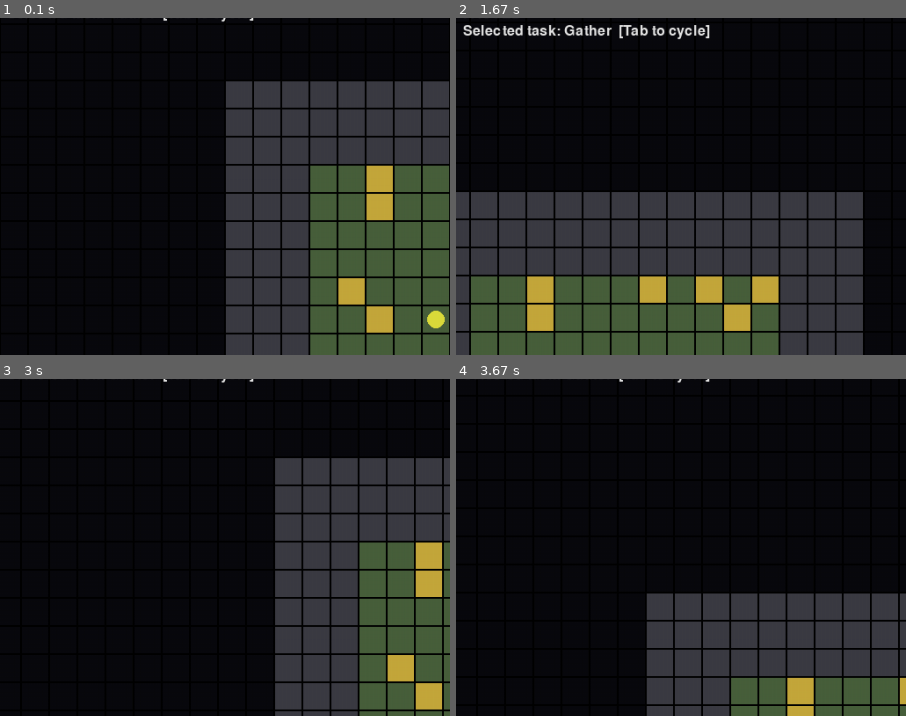
Above: before the commit, frames 1-4 (two rows, left to right).
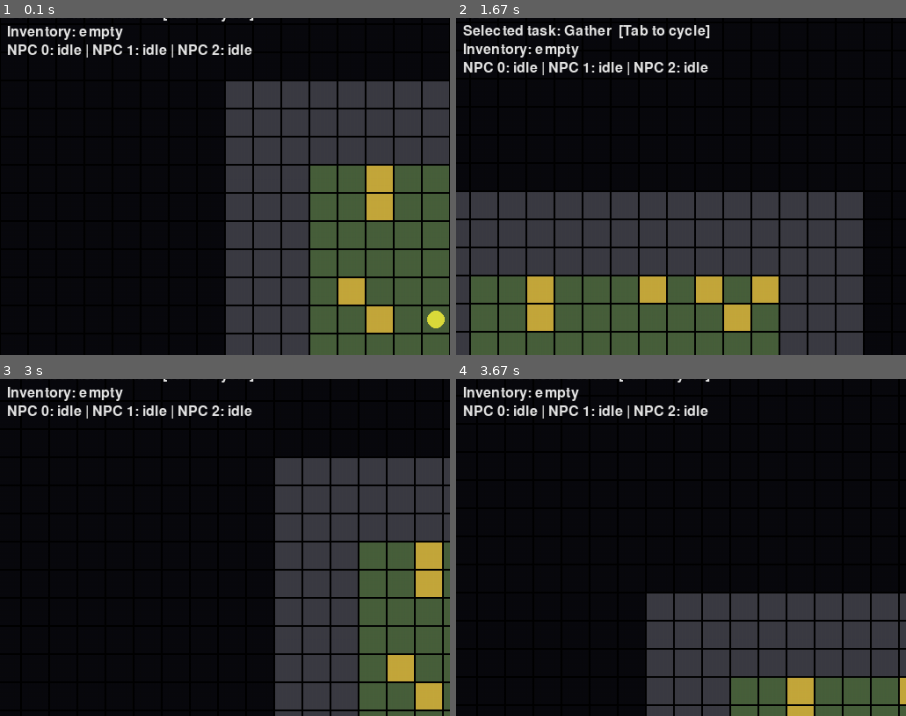
Above: after the commit, the same moments.

Repository: MiohitoKiri5474/PyGame-Final
Game: pygame game, started from src/main.py
Two runs of this game, one before a commit and one after it. Both use one fixed random seed, a clock stepped at 60 frames per second and the inputs below.
Inputs:
- Up to frame 1 (0.1 s): no input
- Up to frame 2 (1.67 s): hold Right 0.33-0.8 s; hold Up 0.83-1.13 s; tap Space at 0.9, 1.23, 1.53 s; hold Right 1.17-1.63 s
- Up to frame 3 (3 s): hold Left 1.67-2.2 s; tap Space at 1.73, 2.03, 2.3, 2.63, 2.93 s; hold Down 2.23-2.53 s; hold Left 2.57-2.97 s
- Up to frame 4 (3.67 s): hold Up 3-3.37 s; tap Space at 3.07, 3.47 s; hold Right from 3.4 s (still down)
The pictures show only the part of the screen within x 0-50%, y 5-55%; the shares and areas given below are measured in that part.

The runs differ from the first frame. In frame 1, 1.5% of the frame differs, in the area x 1-56%, y 2-12%; in frame 2, 1.5%; in frame 3, 1.5%; in frame 4, 1.5%.

Commit message:
feat: implement ticket 10 - HUD inventory + NPC task display
HUD gains two live-updating lines: inventory totals per resource
type (Inventory.items(), new - enumerates nonzero counts) and each
NPC's current task or "idle" (hud_display.py, registered via
extensions.register_hud_line, following the existing extension-point
pattern - no game.py changes).

Code review caught before this landed: NPC task labels were keyed by
enumerate() position in world.npcs, but combat.py splices that list
in place on death, so a label would silently reattach to a different
NPC after any death. Gave NPC a stable id (assigned once at spawn in
World.__init__) and keyed labels by that instead - everywhere else
in the codebase already tracks NPCs by identity, never by index.

Disclosure: Based on Claude Code generated output.

Diff:
--- /dev/null
+++ b/src/hud_display.py
@@ -0,0 +1,28 @@
+from __future__ import annotations
+from typing import TYPE_CHECKING
+from extensions import register_hud_line
+
+if TYPE_CHECKING:
+    from world import World
+
+def _inventory_hud_line(world: "World") -> str:
+    items = sorted(world.inventory.items())
+    if not items:
+        return "Inventory: empty"
+
+    parts = [f"{res} x{count}" for res, count in items]
+    return f"Inventory: {', '.join(parts)}"
+
+def _npc_tasks_hud_line(world: "World") -> str:
+    if not world.npcs:
+        return "NPCs: none"
+
+    parts = []
+    for npc in world.npcs:
+        task_name = npc.task.type if npc.task else "idle"
+        parts.append(f"NPC {npc.id}: {task_name}")
+
+    return " | ".join(parts)
+
+register_hud_line(_inventory_hud_line)
+register_hud_line(_npc_tasks_hud_line)
--- a/src/inventory.py
+++ b/src/inventory.py
@@ -16,3 +16,6 @@
             return False
         self._counts[resource] -= amount
         return True
+
+    def items(self) -> list[tuple[str, int]]:
+        return [(res, count) for res, count in self._counts.items() if count > 0]
--- a/src/npc.py
+++ b/src/npc.py
@@ -11,6 +11,7 @@
         y: float,
         speed: float = DEFAULT_SPEED,
         priority: list[str] | None = None,
+        id: int = 0,
     ):
         self.x = x
         self.y = y
@@ -20,6 +21,7 @@
         self.attack = NPC_ATTACK
         self.defense = NPC_DEFENSE
         self.priority = priority  # None = fall back to task-type registration order
+        self.id = id  # stable across the NPC's life, unlike its position in world.npcs (which combat.py splices on death)
         self.task = None  # set by task.update_npc_tasks; typed loosely to avoid a task.py<->npc.py import cycle
         self.task_progress = 0.0
 
--- a/src/plugins.py
+++ b/src/plugins.py
@@ -4,3 +4,4 @@
 game.py or world.py, is the extension point for new task types/overlays."""
 
 import gather_task  # noqa: F401
+import hud_display  # noqa: F401
--- a/src/world.py
+++ b/src/world.py
@@ -16,5 +16,5 @@
 
         center_x, center_y = self.grid.width // 2, self.grid.height // 2
         self.npcs: list[NPC] = [
-            NPC(*tile_center(center_x + i - npc_count // 2, center_y)) for i in range(npc_count)
+            NPC(*tile_center(center_x + i - npc_count // 2, center_y), id=i) for i in range(npc_count)
         ]
--- /dev/null
+++ b/tests/test_hud_display.py
@@ -0,0 +1,46 @@
+from world import World
+from npc import NPC
+import hud_display
+
+def test_inventory_hud_line_empty():
+    world = World(npc_count=0)
+    assert hud_display._inventory_hud_line(world) == "Inventory: empty"
+
+def test_inventory_hud_line_with_items():
+    world = World(npc_count=0)
+    world.inventory.add("wood", 5)
+    world.inventory.add("crop", 3)
+    # Sorted alphabetically
+    assert hud_display._inventory_hud_line(world) == "Inventory: crop x3, wood x5"
+
+def test_npc_tasks_hud_line_no_npcs():
+    world = World(npc_count=0)
+    assert hud_display._npc_tasks_hud_line(world) == "NPCs: none"
+
+def test_npc_tasks_hud_line_with_tasks():
+    world = World(npc_count=0)
+    npc1 = NPC(0, 0, id=0)
+    npc2 = NPC(0, 0, id=1)
+
+    # npc1 is idle
+
+    # npc2 has a task
+    task = world.tasks.add("Gather", (0, 0))
+    npc2.task = task
+
+    world.npcs.extend([npc1, npc2])
+
+    assert hud_display._npc_tasks_hud_line(world) == "NPC 0: idle | NPC 1: Gather"
+
+
+def test_npc_tasks_hud_line_label_stays_with_npc_after_list_splice():
+    # world.npcs can be spliced in place (combat.py removes dead NPCs), so
+    # the label must track npc.id, not list position.
+    world = World(npc_count=0)
+    npc0 = NPC(0, 0, id=0)
+    npc1 = NPC(0, 0, id=1)
+    world.npcs.extend([npc0, npc1])
+
+    world.npcs[:] = [npc1]  # npc0 "died" and was spliced out
+
+    assert hud_display._npc_tasks_hud_line(world) == "NPC 1: idle"
--- a/tests/test_inventory.py
+++ b/tests/test_inventory.py
@@ -31,3 +31,13 @@
     inv = Inventory()
     assert inv.spend("wood", 1) is False
     assert inv.get("wood") == 0
+
+
+def test_items_returns_nonzero_counts():
+    inv = Inventory()
+    inv.add("crop", 3)
+    inv.add("wood", 0)
+    inv.add("stone", 1)
+
+    items = sorted(inv.items())
+    assert items == [("crop", 3), ("stone", 1)]
Not shown, changed: docs/tickets/core-loop/part-1-foundation-economy/10-hud-inventory-task-display.md
